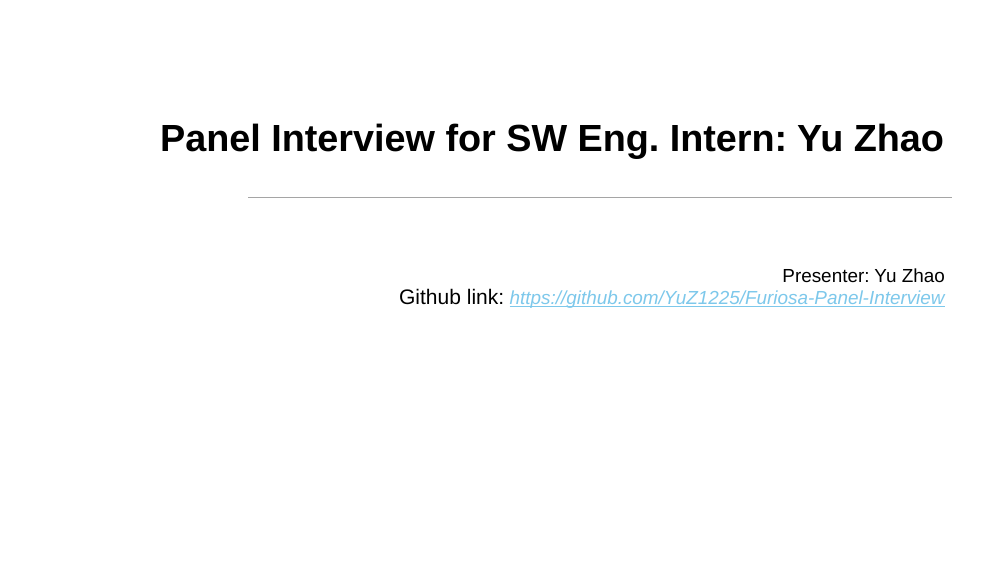
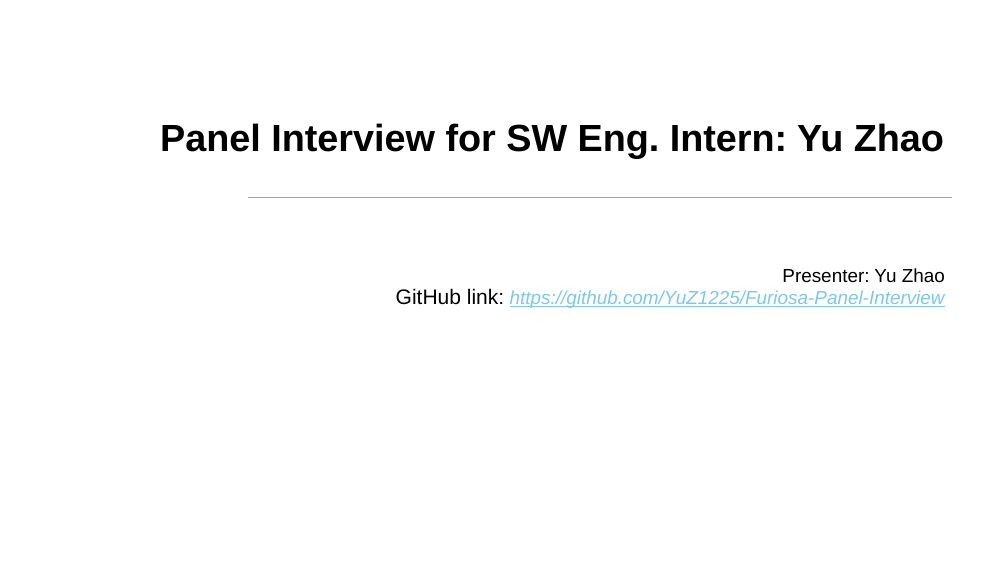
Before and after one commit to YuZ1225/Furiosa-Panel-Interview, a slide deck: slide 1 of Furiosa Panel Interview PPT/Furiosa Panel Interview.pptx. Drawn at 1008x567 pixels with LibreOffice and Linux fonts; fonts in the diff are those of the drawing; background and template pictures are left out. Boxes give left, top, right and bottom in pixels: in the first picture for what was removed or moved away, otherwise in the second. Text is boxed around its words. In the diff, an @@ line names an element or a change of style, - is before the commit and + after.

```diff
--- a/Furiosa Panel Interview PPT/Furiosa Panel Interview.pptx
+++ b/Furiosa Panel Interview PPT/Furiosa Panel Interview.pptx
@@ subtitle at (x1=396, y1=288, x2=945, y2=308): text changed @@
-Github link: https://github.com/YuZ1225/Furiosa-Panel-Interview
+GitHub link: https://github.com/YuZ1225/Furiosa-Panel-Interview
```
Also in this commit, not shown: 7 other slides changed.
